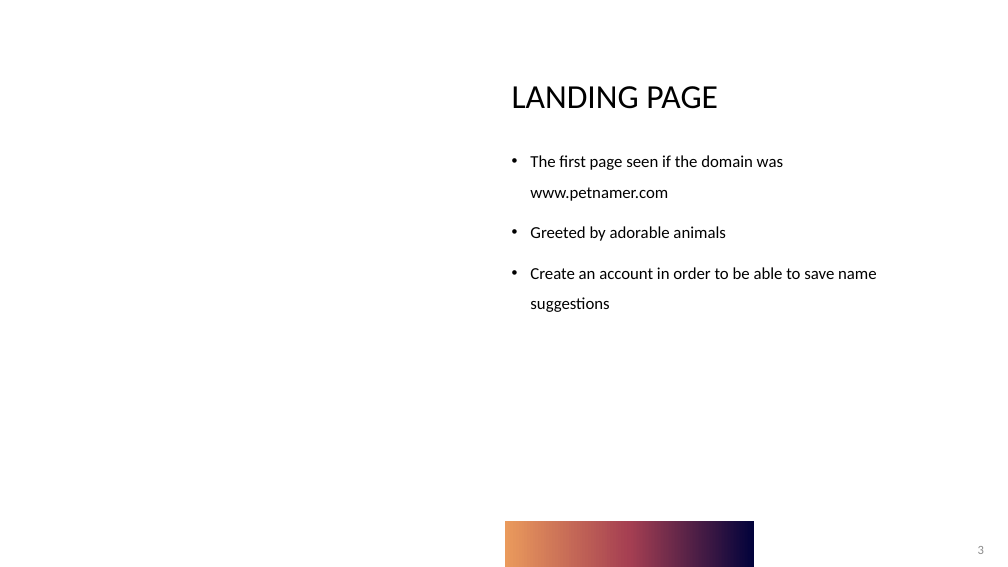
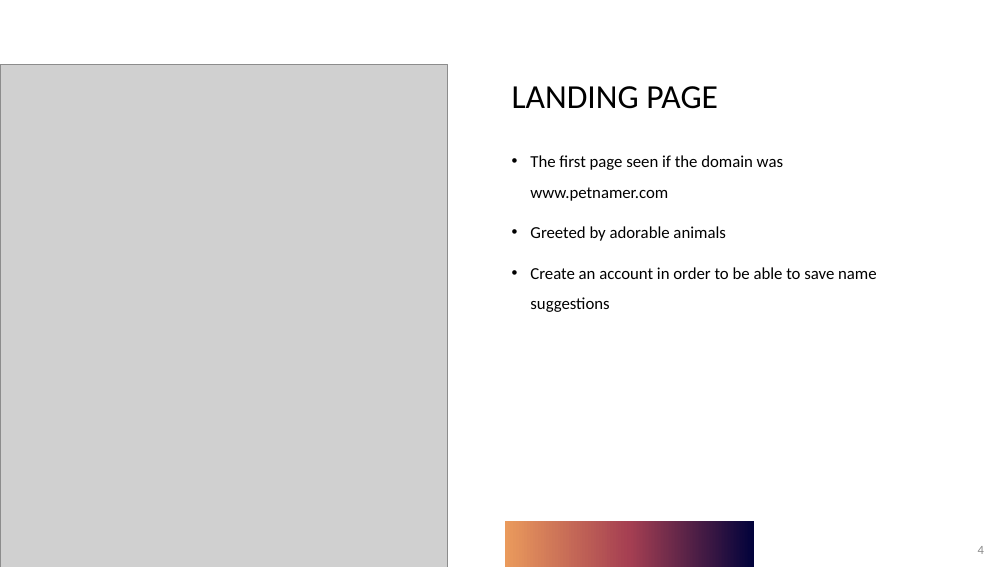
Before and after one commit to adriaonline/CPT200SP24-Team1, a slide deck: slide 4 of Phase 2 Docs/Phase 2 - Presentation.pptx (slide 3 before the commit). Drawn at 1008x567 pixels with LibreOffice and Linux fonts; fonts in the diff are those of the drawing; grey boxes stand for pictures. Boxes give left, top, right and bottom in pixels: in the first picture for what was removed or moved away, otherwise in the second. Text is boxed around its words. In the diff, an @@ line names an element or a change of style, - is before the commit and + after.

Commit message:
Added pictures and information to slideshow

```diff
--- a/Phase 2 Docs/Phase 2 - Presentation.pptx
+++ b/Phase 2 Docs/Phase 2 - Presentation.pptx
@@ picture added at <box>0,64,448,567</box> @@
@@ page number at <box>978,546,984,554</box>: text changed @@
-3
+4
```
Also in this commit, not shown: 4 other slides changed, 4 slides added, 2 slides removed.
